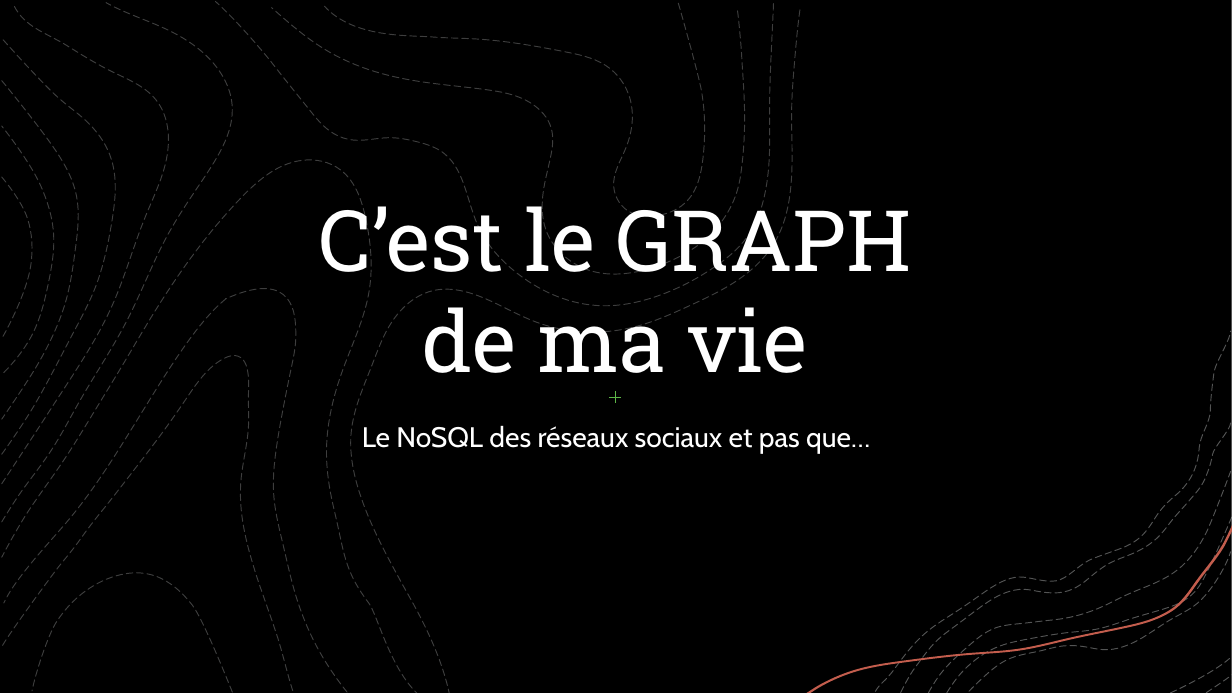
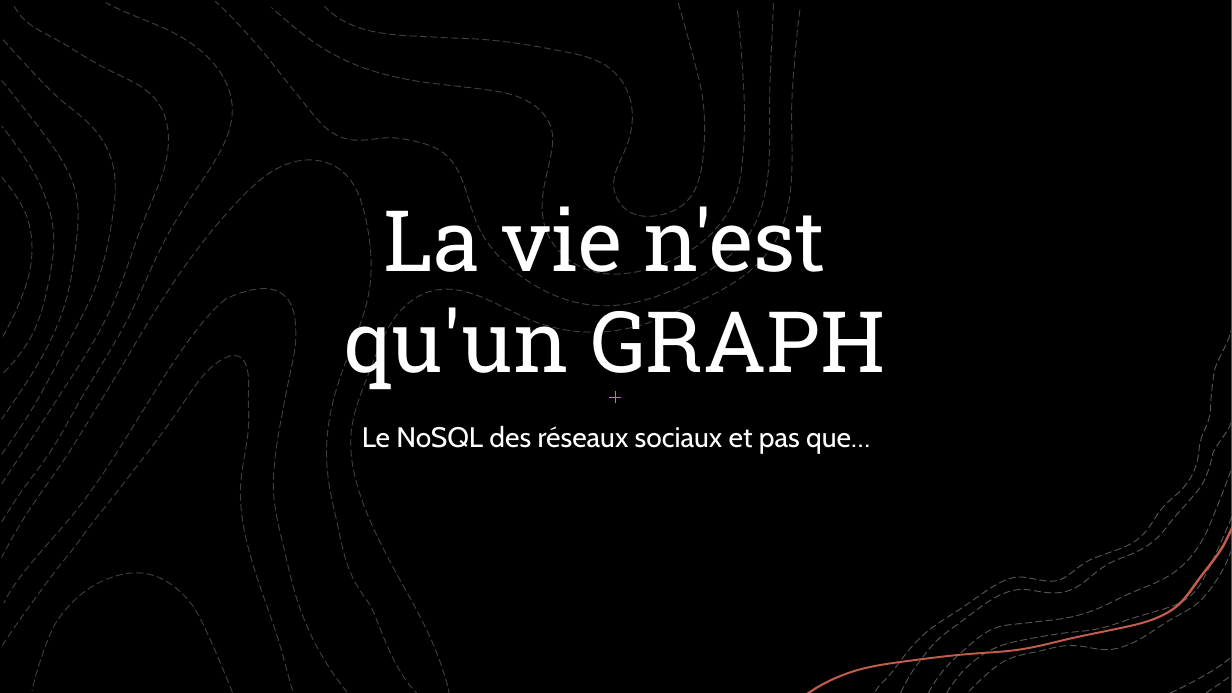
Before and after one commit to AnthonyRyck/Meetup, a slide deck: slide 1 of MeetupGraphDatabase/PresentationPPT/Meetup-Graph.pptx. Drawn at 1232x693 pixels with LibreOffice and Linux fonts; fonts in the diff are those of the drawing; background and template pictures are left out; a plain dark background stands for a picture behind light text. Boxes give left, top, right and bottom in pixels: in the first picture for what was removed or moved away, otherwise in the second. Text is boxed around its words. In the diff, an @@ line names an element or a change of style, - is before the commit and + after.

Commit message:
Encore changer de titre

```diff
--- a/MeetupGraphDatabase/PresentationPPT/Meetup-Graph.pptx
+++ b/MeetupGraphDatabase/PresentationPPT/Meetup-Graph.pptx
@@ title at box(345, 194, 885, 393): text changed @@
-C’est le GRAPH
-de ma vie
+La vie n'est
+qu'un GRAPH
```
